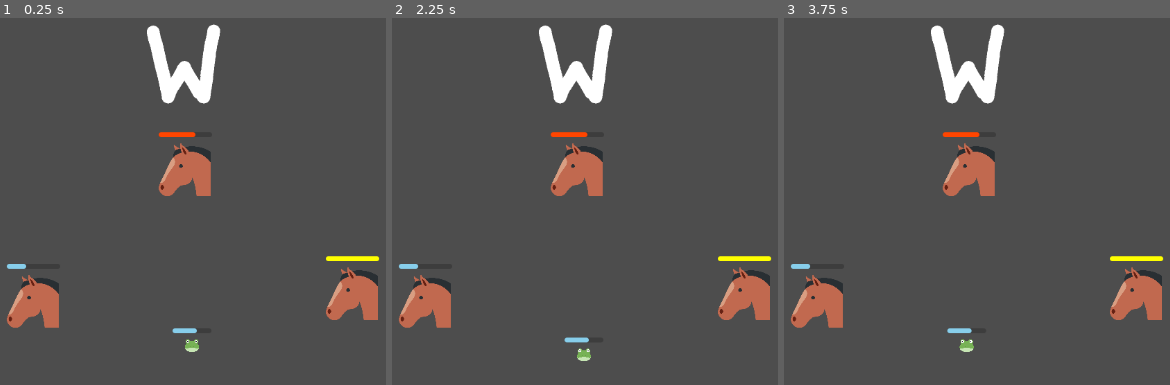
Above: before the commit, frames 1-3 (left to right).
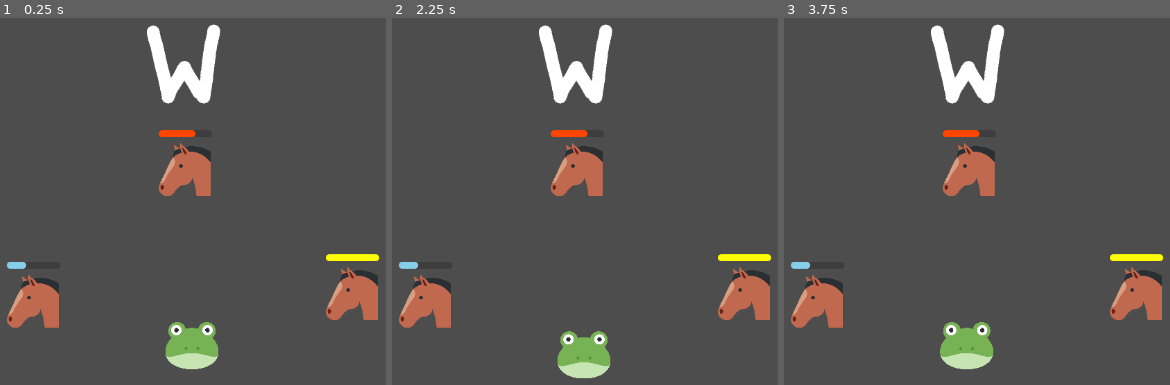
Above: after the commit, the same moments.

Repository: alexcavadora/alex-isaac-implementation
Game: Godot game, scene res://scenes/main_scene.tscn
Same seed, same stepped clock (60 frames per second), same inputs: the game is played once before the commit and once after it. The project has no main scene, so this scene is started directly.
Inputs:
- Up to frame 1 (0.25 s): no input
- Up to frame 2 (2.25 s): tap Enter at 0.5, 2 s; tap A (a_press) at 0.6 s; tap Space at 1.25 s; tap D (d_press) at 1.35 s; tap S (s_press) at 2.1 s
- Up to frame 3 (3.75 s): tap Space at 2.75 s; tap W (w_press) at 2.85 s; tap Enter at 3.5 s; tap A (a_press) at 3.6 s

The runs differ from the first frame. In frame 1, 1.6% of the frame differs, in the area x 1-99%, y 30-96%; in frame 2, 1.6%; in frame 3, 1.6%.

Commit message:
Cleanup integration
Renamed hitbox to hurtbox to avoid confusion
Changed enemy type to staticbody to add colision
Rescaled player for consistency with the enemies
Small adustment to healthbar positions

Diff:
--- a/scenes/components/hitbox_component.tscn
+++ b/scenes/components/hurtbox_component.tscn
@@ -1,11 +1,12 @@
 [gd_scene load_steps=3 format=3 uid="uid://ctpib5py0hd2d"]
 
-[ext_resource type="Script" uid="uid://cqpkef73vsssu" path="res://scripts/components/hitbox_component.gd" id="1_okvui"]
+[ext_resource type="Script" uid="uid://cqpkef73vsssu" path="res://scripts/components/hitbox_component.gd" id="1_trd8p"]
 
 [sub_resource type="CircleShape2D" id="CircleShape2D_5rxpd"]
+radius = 39.0512
 
-[node name="HitboxComponent" type="Area2D"]
-script = ExtResource("1_okvui")
+[node name="HurtboxComponent" type="Area2D"]
+script = ExtResource("1_trd8p")
 
 [node name="CollisionShape2D" type="CollisionShape2D" parent="."]
 shape = SubResource("CircleShape2D_5rxpd")
--- a/scenes/enemy.tscn
+++ b/scenes/enemy.tscn
@@ -1,8 +1,8 @@
-[gd_scene load_steps=5 format=3 uid="uid://db8dgcckifydm"]
+[gd_scene load_steps=6 format=3 uid="uid://db8dgcckifydm"]
 
-[ext_resource type="Script" uid="uid://cbed5jh41q12y" path="res://scripts/characters/enemy.gd" id="1_4ra3w"]
 [ext_resource type="PackedScene" uid="uid://csnaae5ardb3a" path="res://scenes/components/health_component.tscn" id="1_md0e3"]
 [ext_resource type="Texture2D" uid="uid://4nhd36iisnkx" path="res://resources/sprites/entities/enemy.png" id="2_4ra3w"]
+[ext_resource type="PackedScene" uid="uid://ctpib5py0hd2d" path="res://scenes/components/hurtbox_component.tscn" id="4_5uy6h"]
 
 [sub_resource type="StyleBoxFlat" id="StyleBoxFlat_4ra3w"]
 content_margin_left = 2.0
@@ -16,8 +16,10 @@
 corner_radius_bottom_left = 6
 corner_detail = 6
 
-[node name="Enemy" type="Area2D"]
-script = ExtResource("1_4ra3w")
+[sub_resource type="CircleShape2D" id="CircleShape2D_4ra3w"]
+radius = 31.0161
+
+[node name="Enemy" type="StaticBody2D"]
 
 [node name="HealthComponent" parent="." instance=ExtResource("1_md0e3")]
 position = Vector2(0, -29)
@@ -26,6 +28,7 @@
 
 [node name="HealthBar" parent="HealthComponent" index="0"]
 offset_left = -37.0
+offset_top = -28.0
 offset_right = 40.0
 theme_override_styles/fill = SubResource("StyleBoxFlat_4ra3w")
 max_value = 3.0
@@ -35,4 +38,16 @@
 scale = Vector2(0.15, 0.15)
 texture = ExtResource("2_4ra3w")
 
+[node name="HurtboxComponent" parent="." node_paths=PackedStringArray("health_comp") instance=ExtResource("4_5uy6h")]
+health_comp = NodePath("../HealthComponent")
+
+[node name="CollisionShape2D" parent="HurtboxComponent" index="0"]
+position = Vector2(7, 5)
+debug_color = Color(0, 0.58835, 0.677189, 0.419608)
+
+[node name="CollisionShape2D" type="CollisionShape2D" parent="."]
+position = Vector2(6, 5)
+shape = SubResource("CircleShape2D_4ra3w")
+
 [editable path="HealthComponent"]
+[editable path="HurtboxComponent"]
--- a/scenes/main_scene.tscn
+++ b/scenes/main_scene.tscn
@@ -80,7 +80,10 @@
 
 [editable path="Enemies/EnemyBlue"]
 [editable path="Enemies/EnemyBlue/HealthComponent"]
+[editable path="Enemies/EnemyBlue/HurtboxComponent"]
 [editable path="Enemies/EnemyRed"]
 [editable path="Enemies/EnemyRed/HealthComponent"]
+[editable path="Enemies/EnemyRed/HurtboxComponent"]
 [editable path="Enemies/EnemyYellow2"]
 [editable path="Enemies/EnemyYellow2/HealthComponent"]
+[editable path="Enemies/EnemyYellow2/HurtboxComponent"]
--- a/scenes/player.tscn
+++ b/scenes/player.tscn
@@ -3,24 +3,36 @@
 [ext_resource type="Texture2D" uid="uid://dfjtoakgwqjgu" path="res://resources/sprites/entities/player.png" id="1_3vyb7"]
 [ext_resource type="Script" uid="uid://c81q0t0fqvfqu" path="res://scripts/characters/player.gd" id="1_g2els"]
 [ext_resource type="PackedScene" uid="uid://csnaae5ardb3a" path="res://scenes/components/health_component.tscn" id="3_dqkch"]
-[ext_resource type="PackedScene" uid="uid://ctpib5py0hd2d" path="res://scenes/components/hitbox_component.tscn" id="4_qlg0r"]
+[ext_resource type="PackedScene" uid="uid://ctpib5py0hd2d" path="res://scenes/components/hurtbox_component.tscn" id="4_qlg0r"]
 
 [sub_resource type="RectangleShape2D" id="RectangleShape2D_g2els"]
+size = Vector2(63, 61)
 
 [node name="Player" type="CharacterBody2D"]
 script = ExtResource("1_g2els")
 
 [node name="CollisionShape" type="CollisionShape2D" parent="."]
+position = Vector2(-0.5, 0.5)
 shape = SubResource("RectangleShape2D_g2els")
 
 [node name="Sprite" type="Sprite2D" parent="."]
-scale = Vector2(0.02, 0.02)
+scale = Vector2(0.075, 0.075)
 texture = ExtResource("1_3vyb7")
 
 [node name="HealthComponent" parent="." instance=ExtResource("3_dqkch")]
+visible = false
+position = Vector2(0, -62)
 max_hp = 5.0
 hp = 3.0
+
+[node name="HealthBar" parent="HealthComponent" index="0"]
+offset_left = -30.0
+offset_top = 5.0
+offset_right = 31.0
+offset_bottom = 15.0
 
 [node name="HitboxComponent" parent="." node_paths=PackedStringArray("health_comp") instance=ExtResource("4_qlg0r")]
 health_comp = NodePath("../HealthComponent")
 can_heal = true
+
+[editable path="HealthComponent"]
--- a/scripts/characters/enemy.gd
+++ /dev/null
@@ -1 +0,0 @@
-extends Area2D
--- a/scripts/components/health_component.gd
+++ b/scripts/components/health_component.gd
@@ -29,7 +29,7 @@
 func _ready() -> void:
 	health_bar.max_value = max_hp
 	health_bar.value = hp
-	color = color_idx + 1 #skip white index to start at blue (1)
+	color = color_idx + 1 #skip white index to start at blue for consistency with the flag index
 	print(color)
 	update_fill_color()
 
@@ -37,7 +37,7 @@
 	health_bar.value = hp
 
 func update_fill_color() -> void:
-	# select color from editor
+	# selected color from editor
 	match color:
 		1:  # BLUE
 			fill_color = Color.SKY_BLUE
@@ -46,7 +46,7 @@
 		3:  # YELLOW
 			fill_color = Color.YELLOW
 
-	# apply the color to the health bar
+	# apply the color to the health bar theme
 	var style_box = health_bar.get_theme_stylebox("fill").duplicate()
 	style_box.bg_color = fill_color
 	health_bar.add_theme_stylebox_override("fill", style_box)
--- a/scripts/components/hitbox_component.gd
+++ b/scripts/components/hitbox_component.gd
@@ -1,5 +1,5 @@
 extends Area2D
-class_name HitboxComponent
+class_name HurtboxComponent
 @export var health_comp : HealthComponent
 @export var can_get_hit : bool
 @export var can_heal : bool
